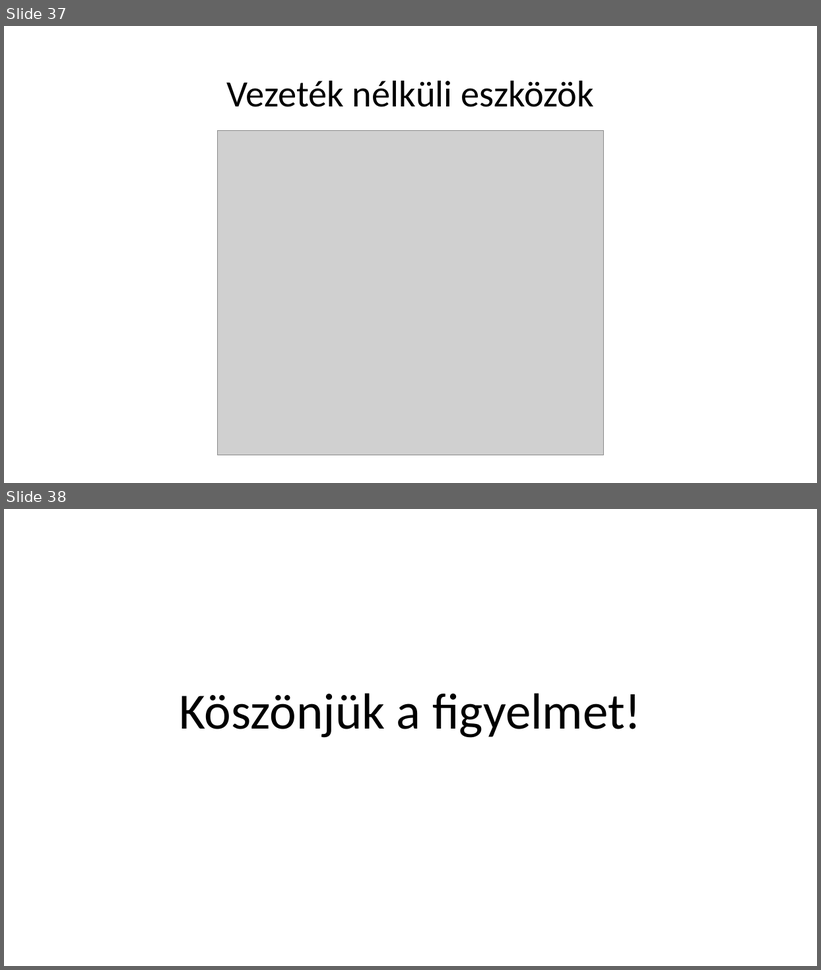
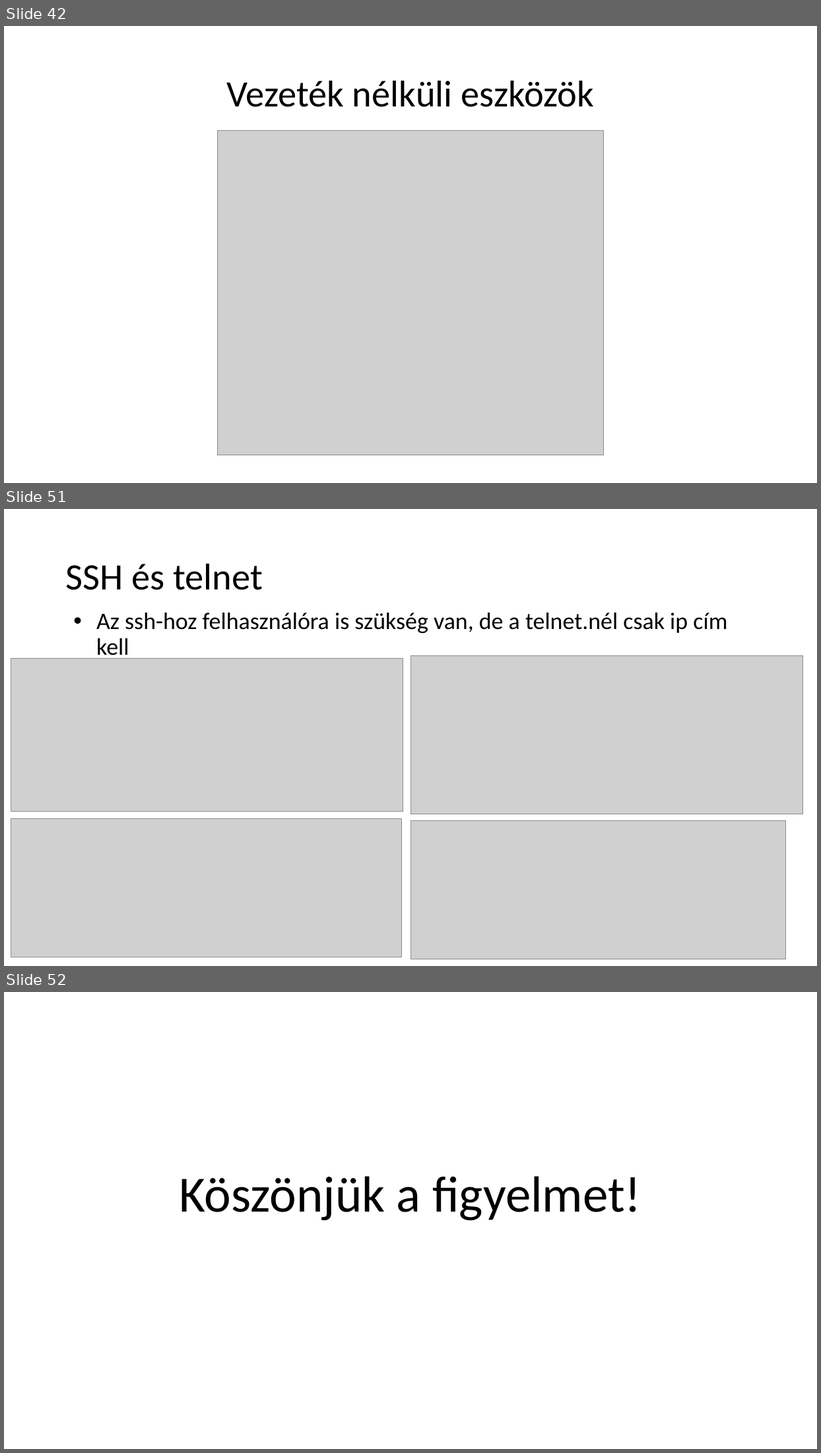
Before and after one commit to I-Izumi/School-project-network, a slide deck: Prezentációk/School_projects_ppt.pptx. Shown one above the other, each under a label of ours: slides 37 and 38 before the commit, slides 42, 51 and 52 after it; the slides between them are not shown. The pictures are 821x970 and 821x1453 pixels, drawn with LibreOffice and Linux fonts; fonts in the diff are those of the drawing; grey boxes stand for pictures. Boxes give left, top, right and bottom in pixels: in the first picture for what was removed or moved away, otherwise in the second. Text is boxed around its words. In the diff, an @@ line names an element or a change of style, - is before the commit and + after.

```diff
--- a/Prezentációk/School_projects_ppt.pptx
+++ b/Prezentációk/School_projects_ppt.pptx
@@ slide 51 added at [4, 509, 817, 966], background #FFFFFF @@
@@ title added at [66, 563, 263, 590], 44 pt, text #000000 @@
+SSH és telnet
@@ text added at [96, 613, 727, 661], 28 pt, text #000000 @@
+• Az ssh-hoz felhasználóra is szükség van, de a telnet.nél csak ip cím kell
@@ picture added at [11, 658, 403, 812] @@
@@ picture added at [411, 656, 804, 815] @@
@@ picture added at [11, 819, 402, 958] @@
@@ picture added at [411, 821, 787, 959] @@
@@ what was slide 37 is now slide 42 @@
@@ what was slide 38 is now slide 52 @@
```
Also in this commit, not shown: 14 other slides added, 1 slide removed.
